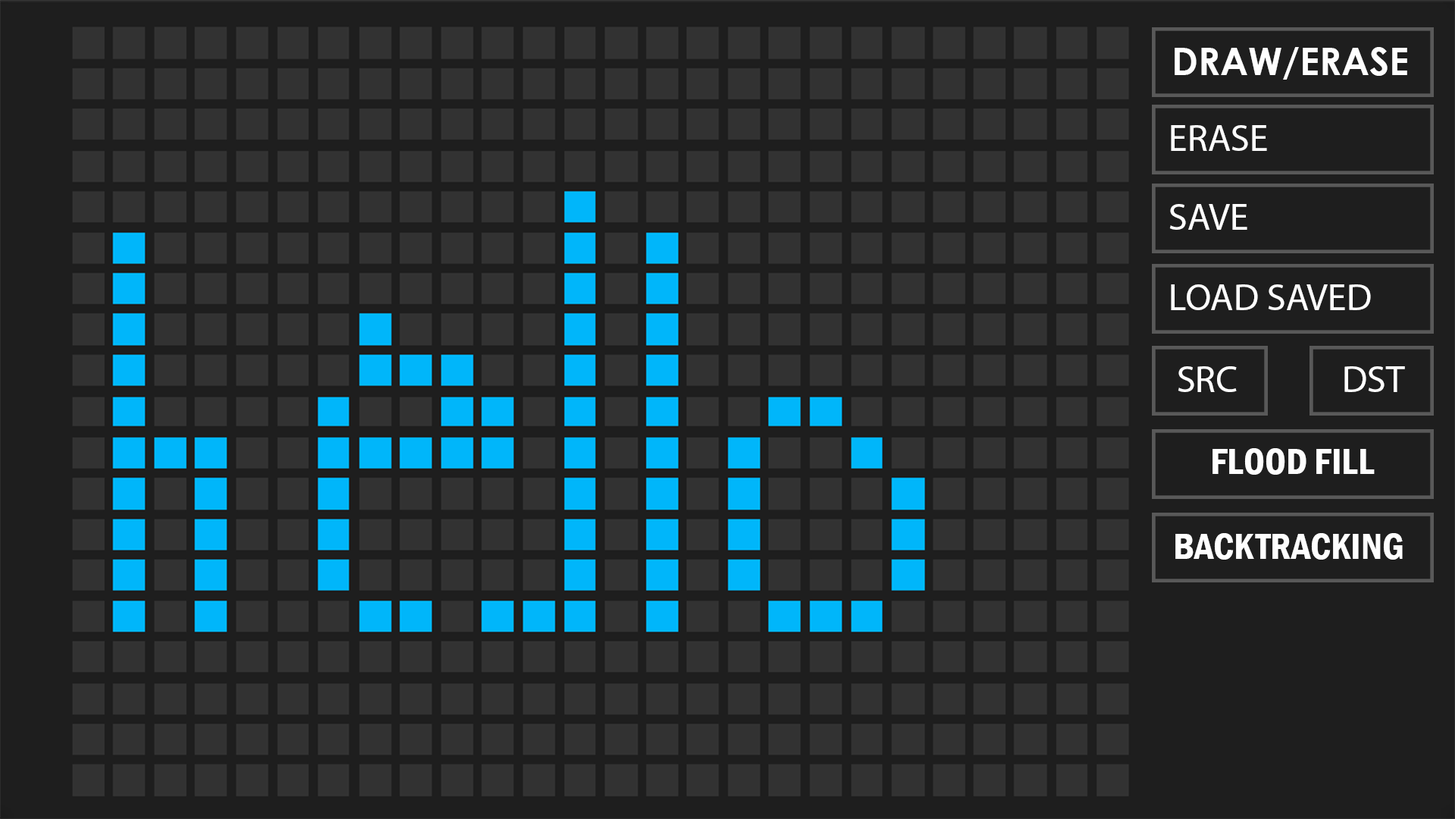
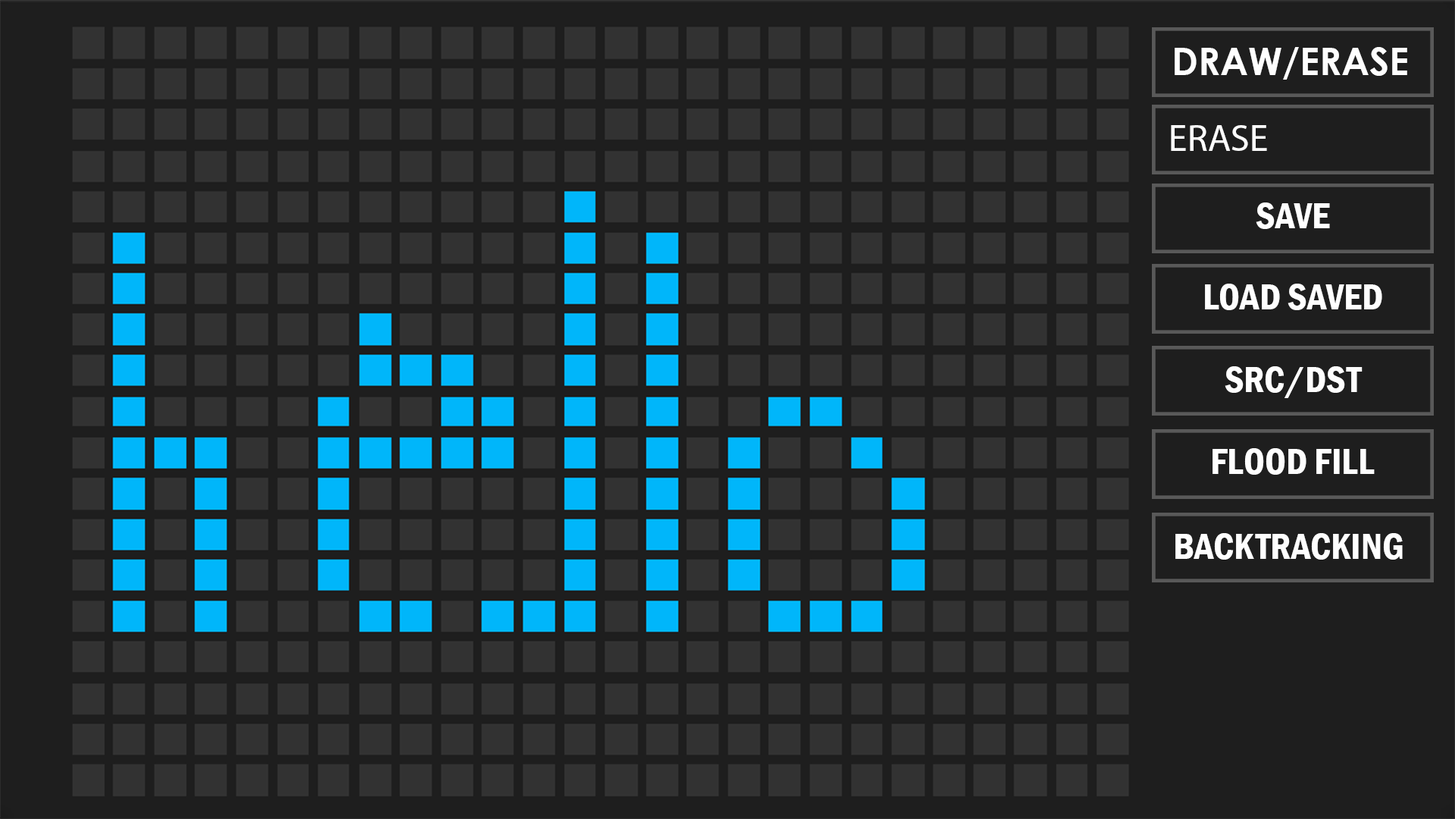
Comparing the layer stacks of the two 1455x819 images. Changes:
renamed "SRC DST" to "SRC/DST DST", painted on it over [1177, 366, 1406, 398]
painted on "Rectangle 1 copy" over [1264, 345, 1406, 416]
removed layer "Rectangle 1" (1st of 7, in "LOAD SAVED copy") from group "LOAD SAVED copy" over [1309, 348, 1406, 413]
painted on "LOAD SAVED" (2nd of 2, in "LOAD SAVED") over [1171, 283, 1383, 311]
painted on "SAVE" (2nd of 2, in "SAVE") over [1169, 202, 1331, 230]
